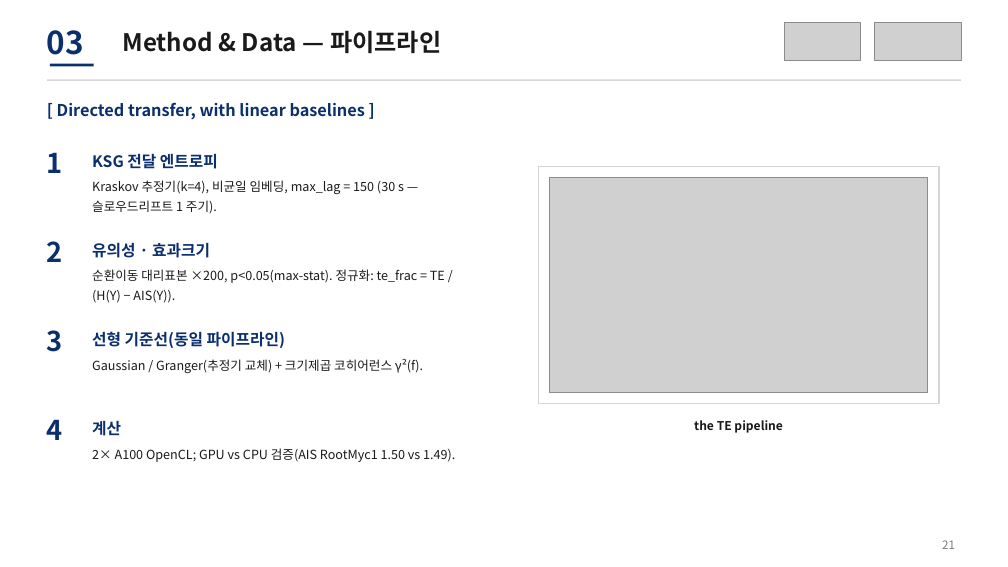
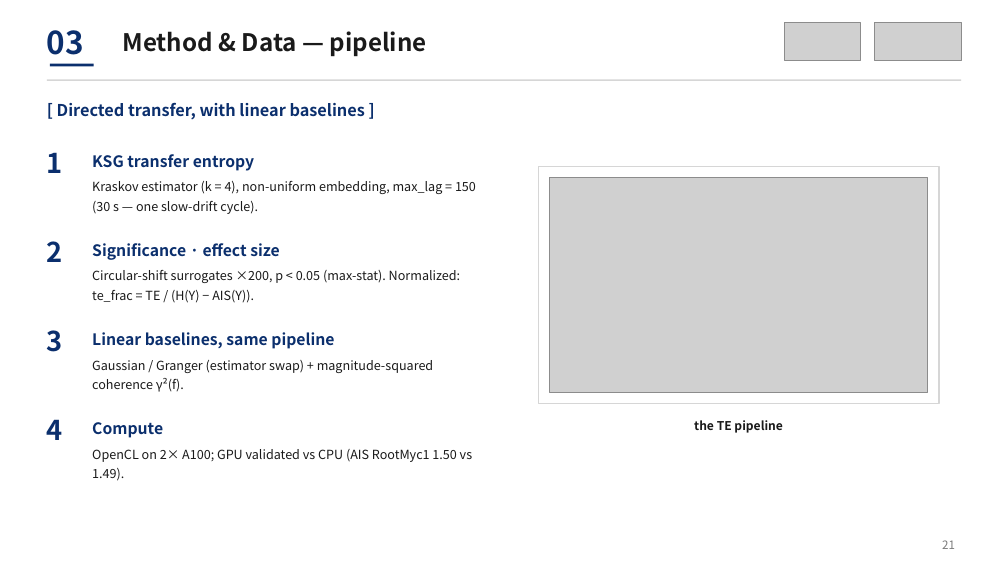
Before and after one commit to sinahdme/fowt-te-causal, a slide deck: slide 21 of reports/te-conference-talk-lab.pptx. Drawn at 1008x567 pixels with LibreOffice and Linux fonts; fonts in the diff are those of the drawing; grey boxes stand for pictures. Boxes give left, top, right and bottom in pixels: in the first picture for what was removed or moved away, otherwise in the second. Text is boxed around its words. In the diff, an @@ line names an element or a change of style, - is before the commit and + after.

```diff
--- a/reports/te-conference-talk-lab.pptx
+++ b/reports/te-conference-talk-lab.pptx
@@ text at [122, 31, 427, 57]: text changed @@
-Method & Data — 파이프라인
+Method & Data — pipeline
@@ text at [92, 154, 254, 171]: text changed @@
-KSG 전달 엔트로피
+KSG transfer entropy
@@ text at [92, 181, 476, 214]: text changed @@
-Kraskov 추정기(k=4), 비균일 임베딩, max_lag = 150 (30 s — 슬로우드리프트 1 주기).
+Kraskov estimator (k = 4), non-uniform embedding, max_lag = 150 (30 s — one slow-drift cycle).
@@ text at [92, 243, 280, 260]: text changed @@
-유의성 · 효과크기
+Significance · effect size
@@ text at [92, 270, 460, 303]: text changed @@
-순환이동 대리표본 ×200, p<0.05(max-stat). 정규화: te_frac = TE / (H(Y) − AIS(Y)).
+Circular-shift surrogates ×200, p < 0.05 (max-stat). Normalized: te_frac = TE / (H(Y) − AIS(Y)).
@@ text at [92, 332, 334, 349]: text changed @@
-선형 기준선(동일 파이프라인)
+Linear baselines, same pipeline
@@ text at [92, 360, 434, 392]: text changed @@
-Gaussian / Granger(추정기 교체) + 크기제곱 코히어런스 γ²(f).
+Gaussian / Granger (estimator swap) + magnitude-squared coherence γ²(f).
@@ text at [92, 449, 472, 481]: text changed @@
-2× A100 OpenCL; GPU vs CPU 검증(AIS RootMyc1 1.50 vs 1.49).
+OpenCL on 2× A100; GPU validated vs CPU (AIS RootMyc1 1.50 vs 1.49).
@@ text at [92, 422, 163, 438]: text changed @@
-계산
+Compute
```
Also in this commit, not shown: 18 other slides changed, 13 slides added, 13 slides removed, 1 other file.
